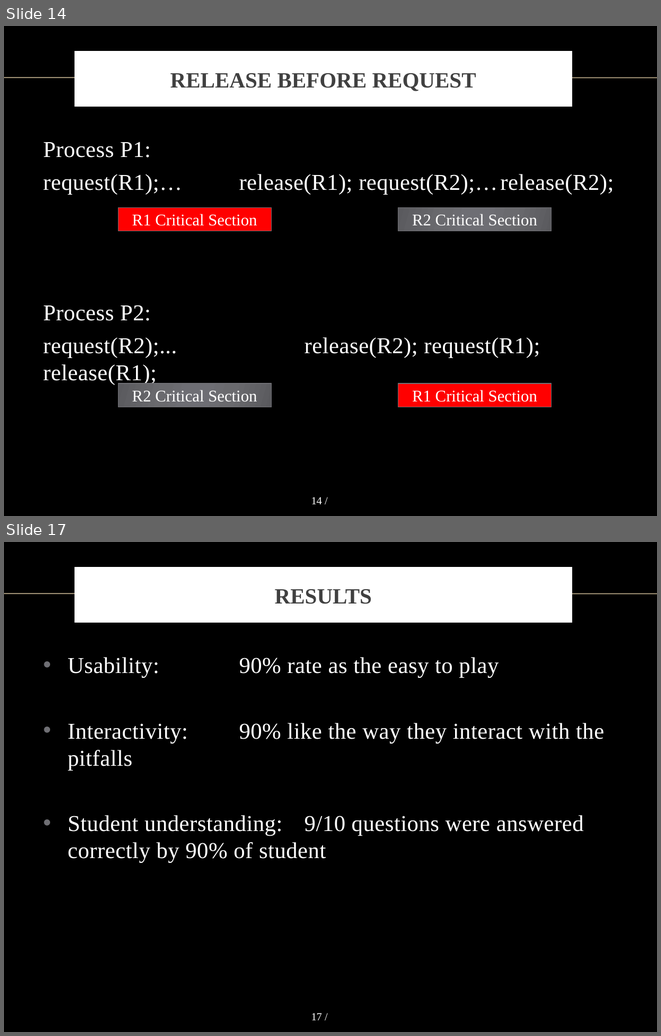
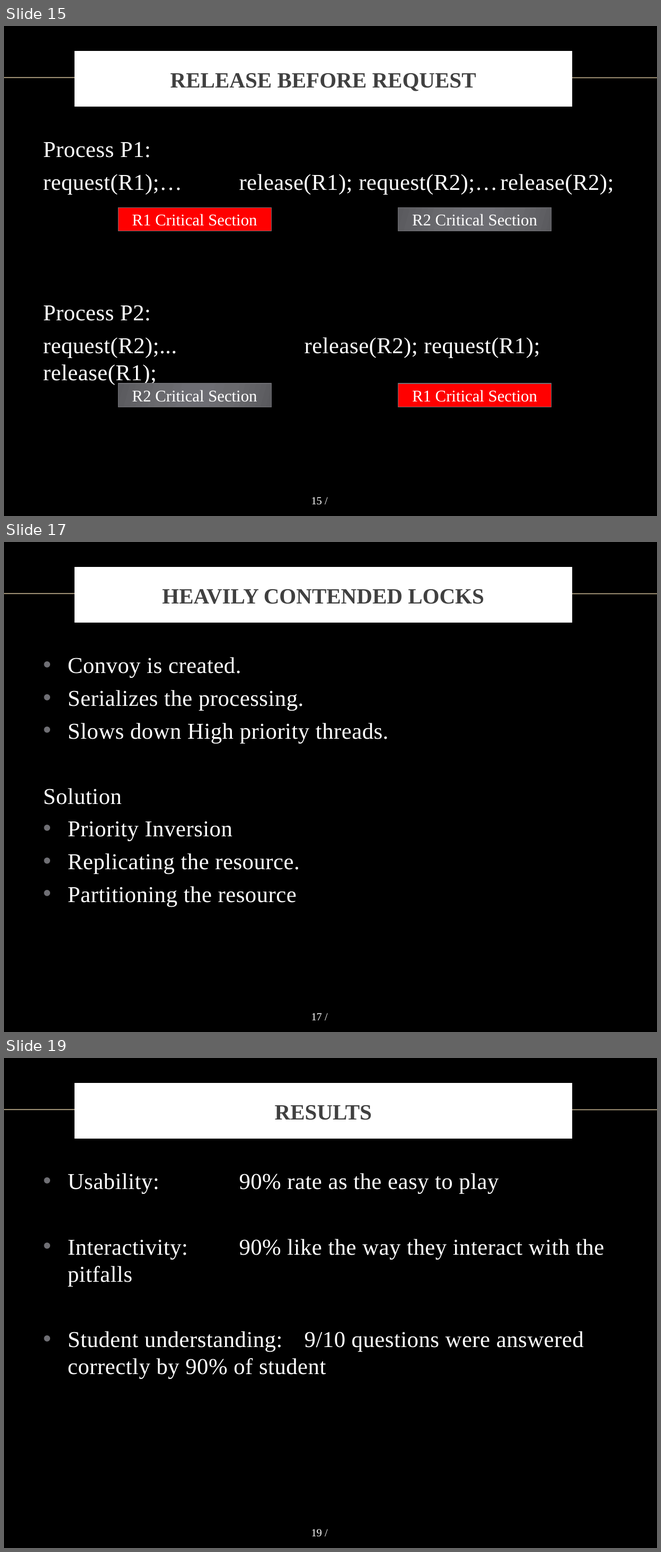
Before and after one commit to vong-srey/Paravantage, a slide deck: Presentation.pptx. Shown one above the other, each under a label of ours: slides 14 and 17 before the commit, slides 15, 17 and 19 after it; the slides between them are not shown. The pictures are 661x1036 and 661x1552 pixels, drawn with LibreOffice and Linux fonts; fonts in the diff are those of the drawing; background and template pictures are left out. Boxes give left, top, right and bottom in pixels: in the first picture for what was removed or moved away, otherwise in the second. Text is boxed around its words. In the diff, an @@ line names an element or a change of style, - is before the commit and + after.

```diff
--- a/Presentation.pptx
+++ b/Presentation.pptx
@@ slide 17 added at bbox=[4, 542, 657, 1032], background picture (left out); not listed: 2 template elements that a slide beside it also shows @@
@@ title added at bbox=[77, 570, 570, 620], fill #FFFFFF, outline #FFFFFF 6 pt, 24 pt, text #404040, bold @@
+HEAVILY CONTENDED LOCKS
@@ text added at bbox=[43, 657, 388, 906], 25 pt, text #FFFFFF @@
+• Convoy is created.
+• Serializes the processing.
+• Slows down High priority threads.
+Solution
+• Priority Inversion
+• Replicating the resource.
+• Partitioning the resource
@@ what was slide 14 is now slide 15 @@
@@ page number at bbox=[311, 497, 322, 505]: text changed @@
-14 /
+15 /
@@ what was slide 17 is now slide 19 @@
@@ page number at bbox=[311, 1529, 322, 1537]: text changed @@
-17 /
+19 /
```
Also in this commit, not shown: 6 slides changed, 1 other slide added.
